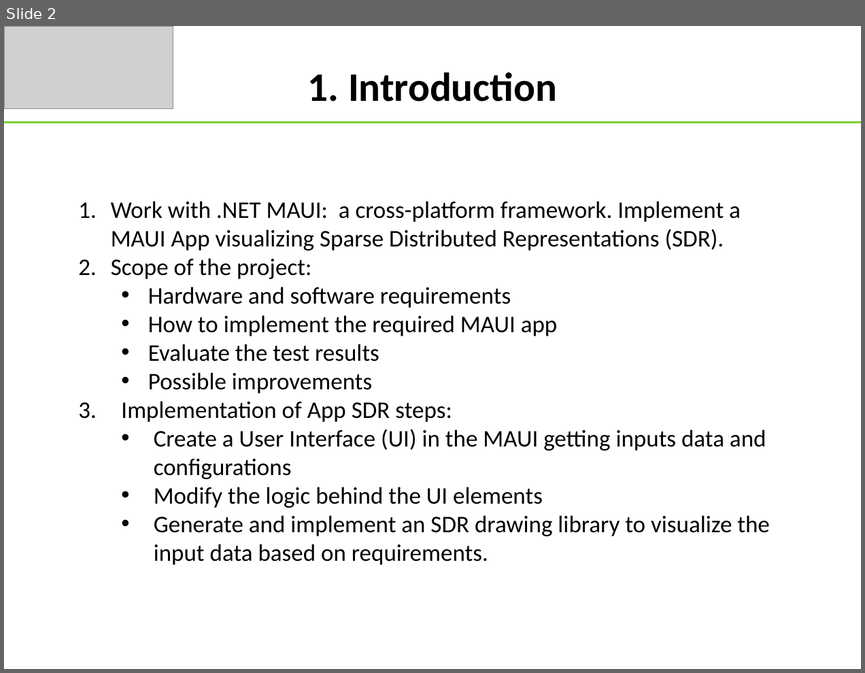
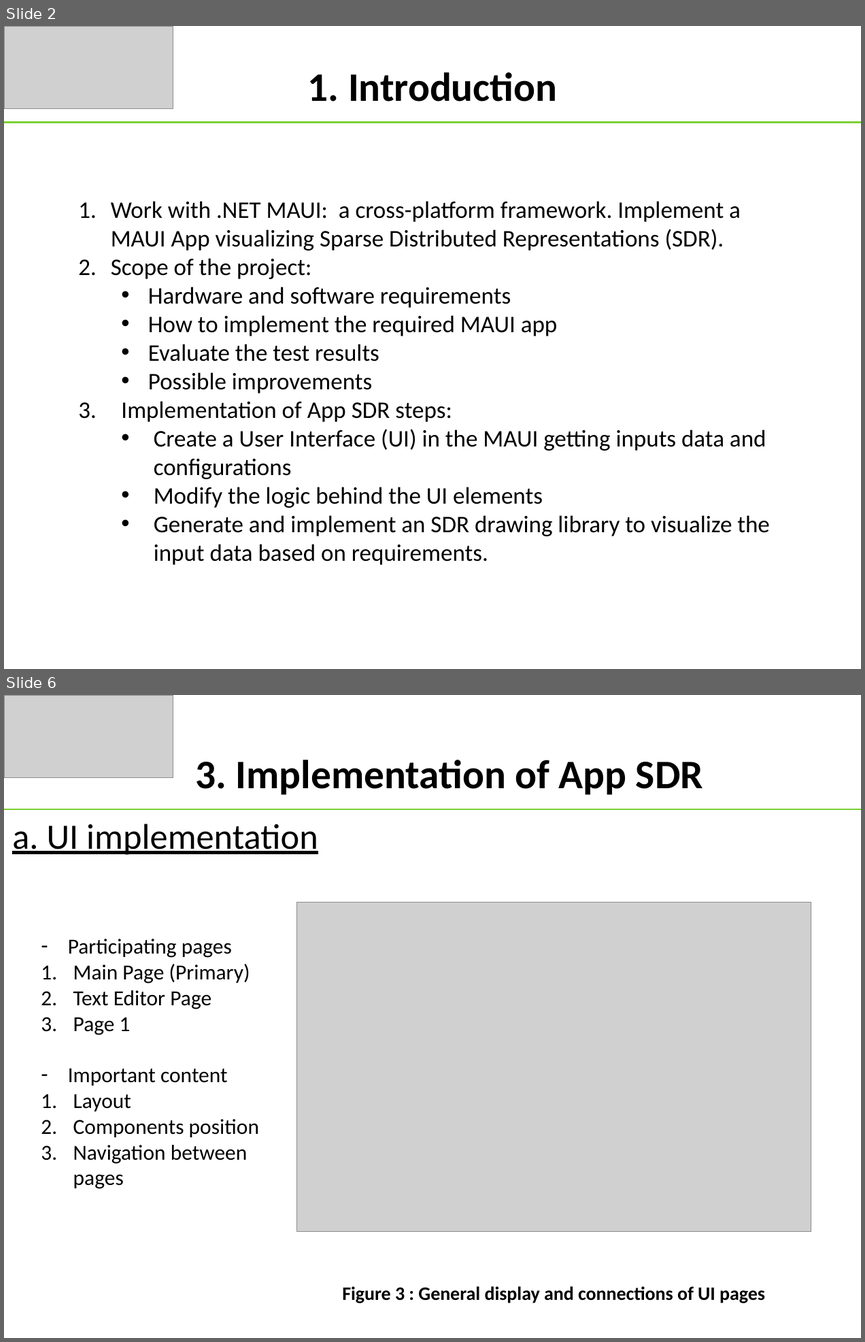
Before and after one commit to tongngocminhanh/MAUI_App_SDR, a slide deck: MySEProject/Documentation/ML22-23-8 Implement the SDR representation in the MAUI application.pptx. Shown one above the other, each under a label of ours: slide 2 before the commit, slides 2 and 6 after it; the slides between them are not shown. The pictures are 865x673 and 865x1342 pixels, drawn with LibreOffice and Linux fonts; fonts in the diff are those of the drawing; grey boxes stand for pictures. Boxes give left, top, right and bottom in pixels: in the first picture for what was removed or moved away, otherwise in the second. Text is boxed around its words. In the diff, an @@ line names an element or a change of style, - is before the commit and + after.

```diff
--- a/MySEProject/Documentation/ML22-23-8 Implement the SDR representation in the MAUI application.pptx
+++ b/MySEProject/Documentation/ML22-23-8 Implement the SDR representation in the MAUI application.pptx
@@ slide 6 added at (x1=4, y1=695, x2=861, y2=1338), background #FFFFFF @@
@@ picture added at (x1=4, y1=695, x2=173, y2=778) @@
@@ text added at (x1=195, y1=760, x2=703, y2=795), 34 pt, text #000000, bold @@
+3. Implementation of App SDR
@@ line added from (4, 809) to (861, 809), #7CD036 1.5 pt @@
@@ text added at (x1=12, y1=824, x2=318, y2=855), 30 pt, text #000000, underline @@
+a. UI implementation
@@ picture added at (x1=297, y1=902, x2=811, y2=1232) @@
@@ text added at (x1=68, y1=938, x2=259, y2=1189), 18 pt, text #000000 @@
+– Participating pages
+1. Main Page (Primary)
+2. Text Editor Page
+3. Page 1
+– Important content
+1. Layout
+2. Components position
+3. Navigation between pages
@@ text added at (x1=342, y1=1286, x2=765, y2=1303), 16 pt, text #000000, bold @@
+Figure 3 : General display and connections of UI pages
```
Also in this commit, not shown: 8 slides changed, 3 other slides added.
